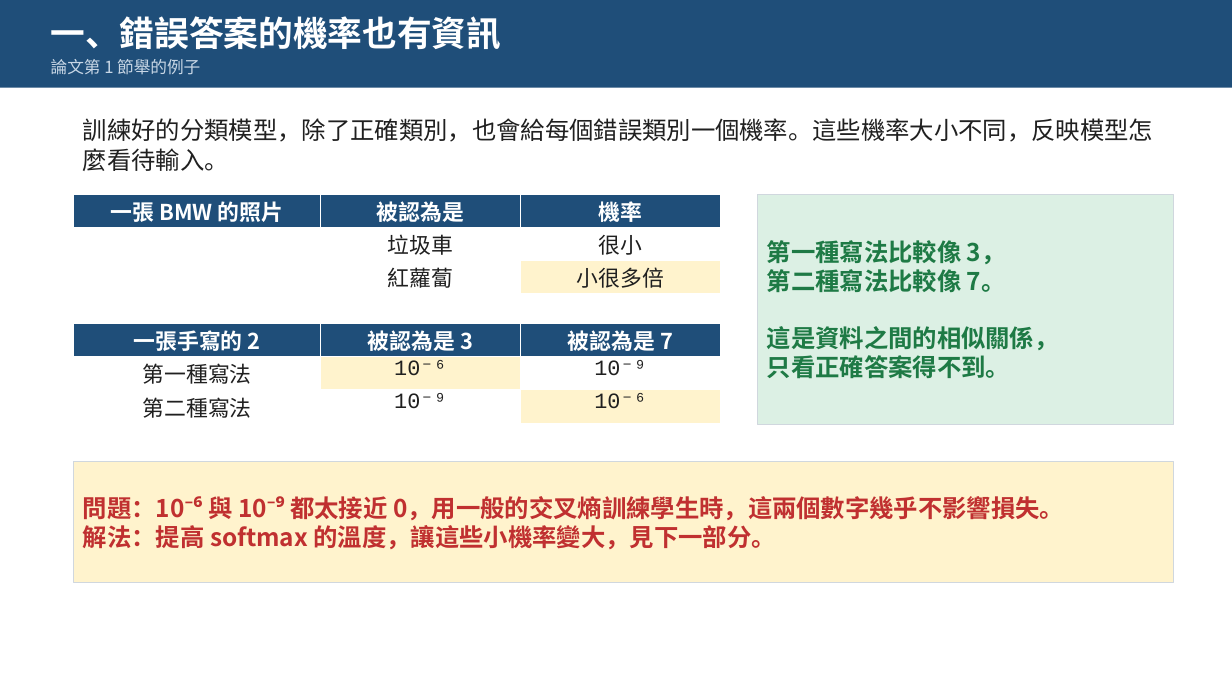
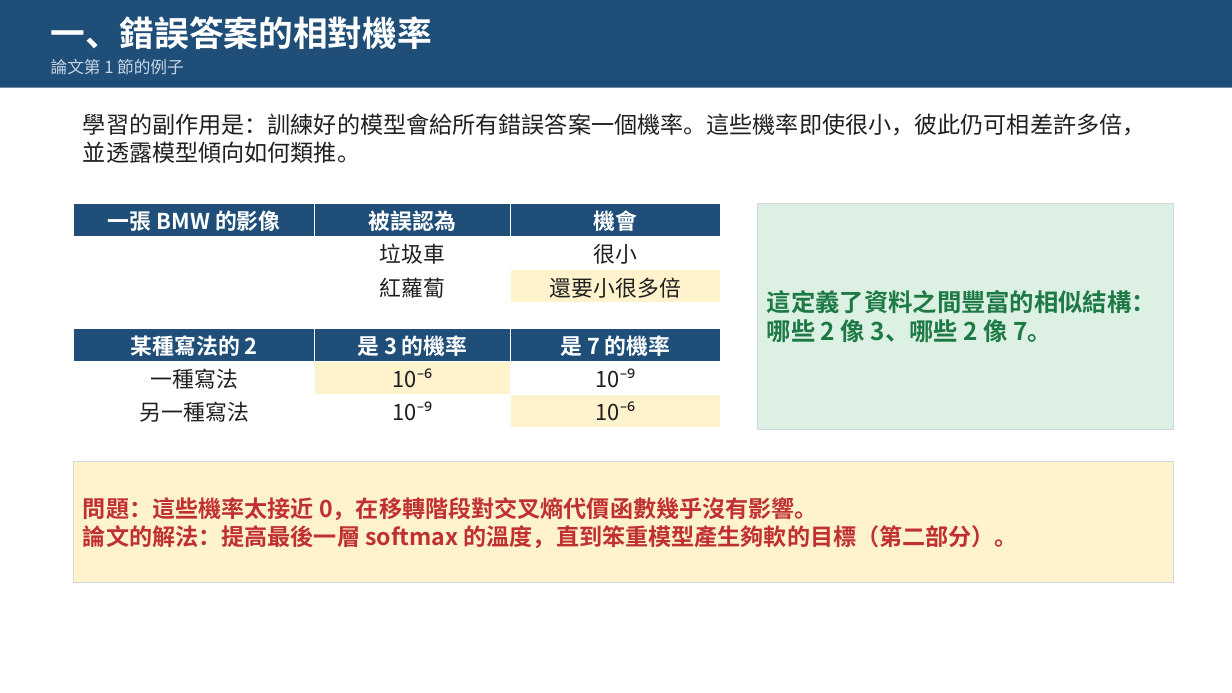
Before and after one commit to pychang-ai/115-1_DLMA, a slide deck: slide 4 of topics/knowledge-distillation/課外主題_知識蒸餾.pptx. Drawn at 1232x693 pixels with LibreOffice and Linux fonts; fonts in the diff are those of the drawing. Boxes give left, top, right and bottom in pixels: in the first picture for what was removed or moved away, otherwise in the second. Text is boxed around its words. In the diff, an @@ line names an element or a change of style, - is before the commit and + after.

```diff
--- a/topics/knowledge-distillation/課外主題_知識蒸餾.pptx
+++ b/topics/knowledge-distillation/課外主題_知識蒸餾.pptx
@@ text at (51,16,432,49): text changed @@
-一、錯誤答案的機率也有資訊
+一、錯誤答案的相對機率
@@ text at (51,59,184,75): text changed @@
-論文第 1 節舉的例子
+論文第 1 節的例子
@@ text at (83,113,1146,163): text changed; size 19 to 18 pt @@
-訓練好的分類模型，除了正確類別，也會給每個錯誤類別一個機率。這些機率大小不同，反映模型怎麼看待輸入。
+學習的副作用是：訓練好的模型會給所有錯誤答案一個機率。這些機率即使很小，彼此仍可相差許多倍，並透露模型傾向如何類推。
@@ table at (74,203,721,303) @@
-row 1: 一張 BMW 的照片 | 被認為是 | 機率
+row 1: 一張 BMW 的影像 | 被誤認為 | 機會
-row 3, column 3: 小很多倍
+row 3, column 3: 還要小很多倍
@@ font Courier New to Noto Sans CJK TC in "垃圾車", "很小", "紅蘿蔔" @@
@@ table: place and size @@
-table at (74,194,722,294)
+table at (74,203,721,303)
@@ rectangle "這定義了資料之間豐富的相似結構：": place and size @@
-rectangle "這定義了資料之間豐富的相似結構：" at (758,194,1174,425)
+rectangle "這定義了資料之間豐富的相似結構：" at (758,203,1174,430)
@@ text in rectangle at (767,290,1156,342): text changed @@
-第一種寫法比較像 3，
-第二種寫法比較像 7。
-這是資料之間的相似關係，
-只看正確答案得不到。
+這定義了資料之間豐富的相似結構：
+哪些 2 像 3、哪些 2 像 7。
@@ table at (74,328,721,428) @@
-row 1: 一張手寫的 2 | 被認為是 3 | 被認為是 7
+row 1: 某種寫法的 2 | 是 3 的機率 | 是 7 的機率
-row 2, column 1: 第一種寫法
+row 2, column 1: 一種寫法
-row 3, column 1: 第二種寫法
+row 3, column 1: 另一種寫法
@@ font Courier New to Noto Sans CJK TC in "10⁻⁶", "10⁻⁹", "10⁻⁹", "10⁻⁶" @@
@@ table: place and size @@
-table at (74,323,722,423)
+table at (74,328,721,428)
@@ text in rectangle at (83,497,1018,548): text changed; size 19 to 18 pt @@
-問題：10⁻⁶ 與 10⁻⁹ 都太接近 0，用一般的交叉熵訓練學生時，這兩個數字幾乎不影響損失。
-解法：提高 softmax 的溫度，讓這些小機率變大，見下一部分。
+問題：這些機率太接近 0，在移轉階段對交叉熵代價函數幾乎沒有影響。
+論文的解法：提高最後一層 softmax 的溫度，直到笨重模型產生夠軟的目標（第二部分）。
```
Also in this commit, not shown: 17 other slides changed, 1 other file.
